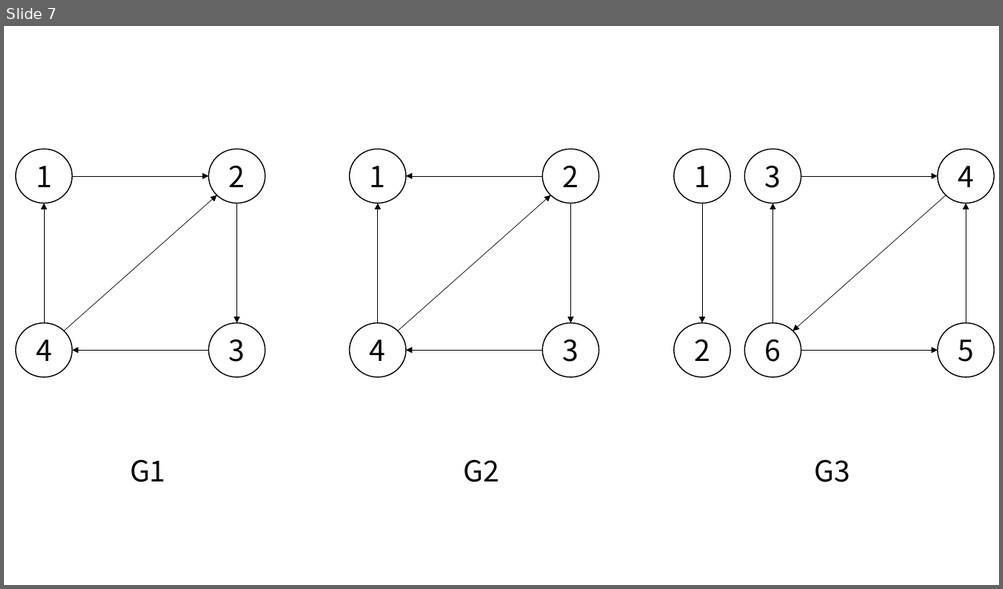
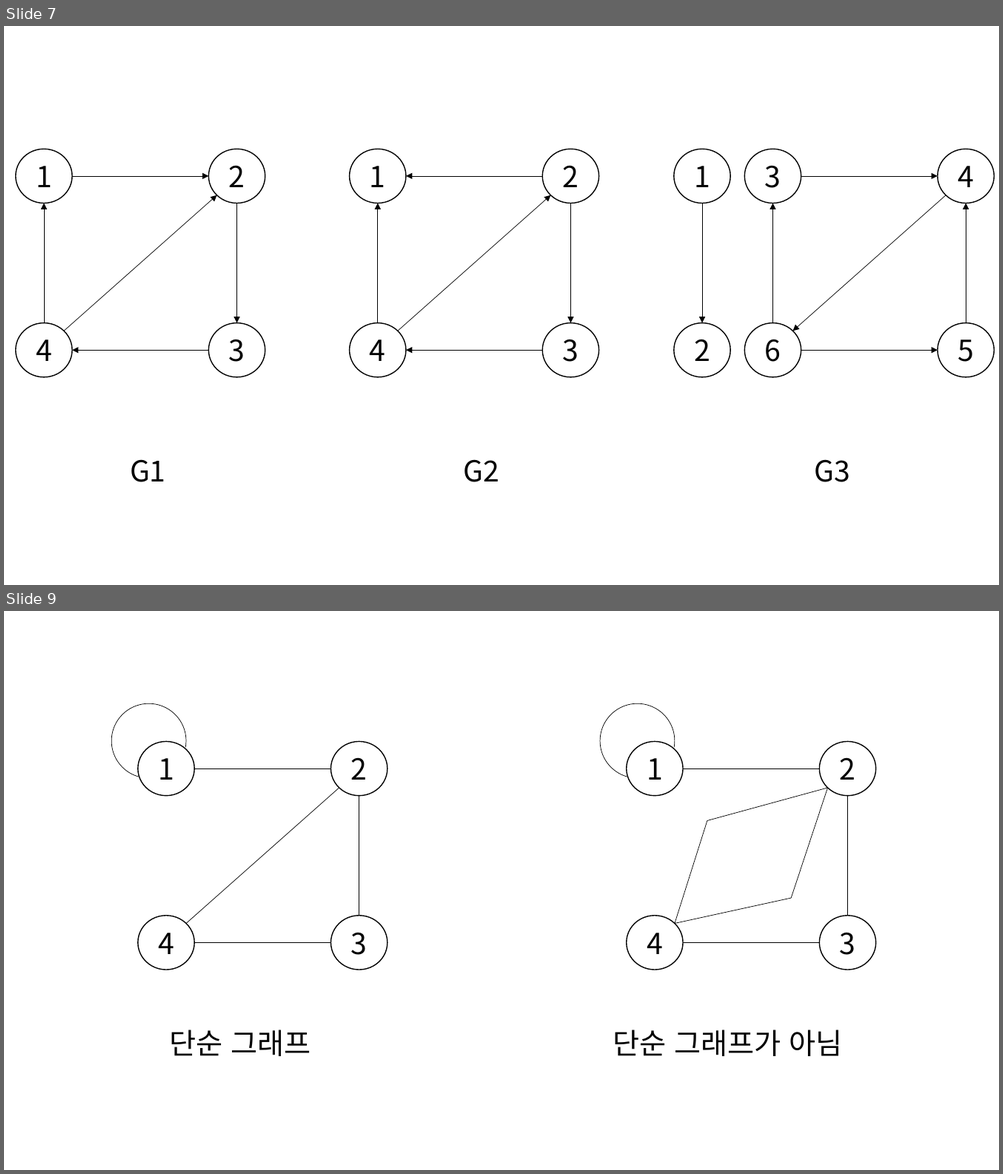
Before and after one commit to glitter1221/algorithm, a slide deck: graph/graph.pptx. Shown one above the other, each under a label of ours: slide 7 before the commit, slides 7 and 9 after it; the slides between them are not shown. The pictures are 1003x589 and 1003x1174 pixels, drawn with LibreOffice and Linux fonts; fonts in the diff are those of the drawing. Boxes give left, top, right and bottom in pixels: in the first picture for what was removed or moved away, otherwise in the second. Text is boxed around its words. In the diff, an @@ line names an element or a change of style, - is before the commit and + after.

```diff
--- a/graph/graph.pptx
+++ b/graph/graph.pptx
@@ slide 9 added at box(4, 611, 999, 1170), background #FFFFFF @@
@@ arc (boxed as its full ellipse) added at box(111, 703, 186, 778), outline #000000 0.5 pt @@
@@ arc (boxed as its full ellipse) added at box(600, 703, 674, 778), outline #000000 0.5 pt @@
@@ ellipse added at box(137, 741, 194, 796), outline #000000 1 pt, 28 pt, text #000000 @@
+1
@@ ellipse added at box(331, 741, 387, 796), outline #000000 1 pt, 28 pt, text #000000 @@
+2
@@ ellipse added at box(626, 741, 683, 796), outline #000000 1 pt, 28 pt, text #000000 @@
+1
@@ ellipse added at box(819, 741, 876, 796), outline #000000 1 pt, 28 pt, text #000000 @@
+2
@@ line added from (186, 923) to (339, 788), #000000 0.5 pt @@
@@ line added from (194, 769) to (331, 769), #000000 0.5 pt @@
@@ line added from (683, 769) to (819, 769), #000000 0.5 pt @@
@@ line added from (707, 820) to (828, 788), #000000 0.5 pt @@
@@ line added from (791, 898) to (828, 788), #000000 0.5 pt @@
@@ line added from (359, 796) to (359, 915), #000000 0.5 pt @@
@@ line added from (848, 796) to (848, 915), #000000 0.5 pt @@
@@ line added from (674, 923) to (707, 820), #000000 0.5 pt @@
@@ line added from (674, 923) to (791, 898), #000000 0.5 pt @@
@@ ellipse added at box(137, 915, 194, 970), outline #000000 1 pt, 28 pt, text #000000 @@
+4
@@ ellipse added at box(331, 915, 387, 970), outline #000000 1 pt, 28 pt, text #000000 @@
+3
@@ ellipse added at box(626, 915, 683, 970), outline #000000 1 pt, 28 pt, text #000000 @@
+4
@@ ellipse added at box(819, 915, 876, 970), outline #000000 1 pt, 28 pt, text #000000 @@
+3
@@ line added from (194, 943) to (331, 943), #000000 0.5 pt @@
@@ line added from (683, 943) to (819, 943), #000000 0.5 pt @@
@@ text added at box(169, 1030, 310, 1056), 28 pt, text #000000 @@
+단순 그래프
@@ text added at box(613, 1030, 842, 1056), 28 pt, text #000000 @@
+단순 그래프가 아님
```
Also in this commit, not shown: 2 other slides added, 4 other files.
